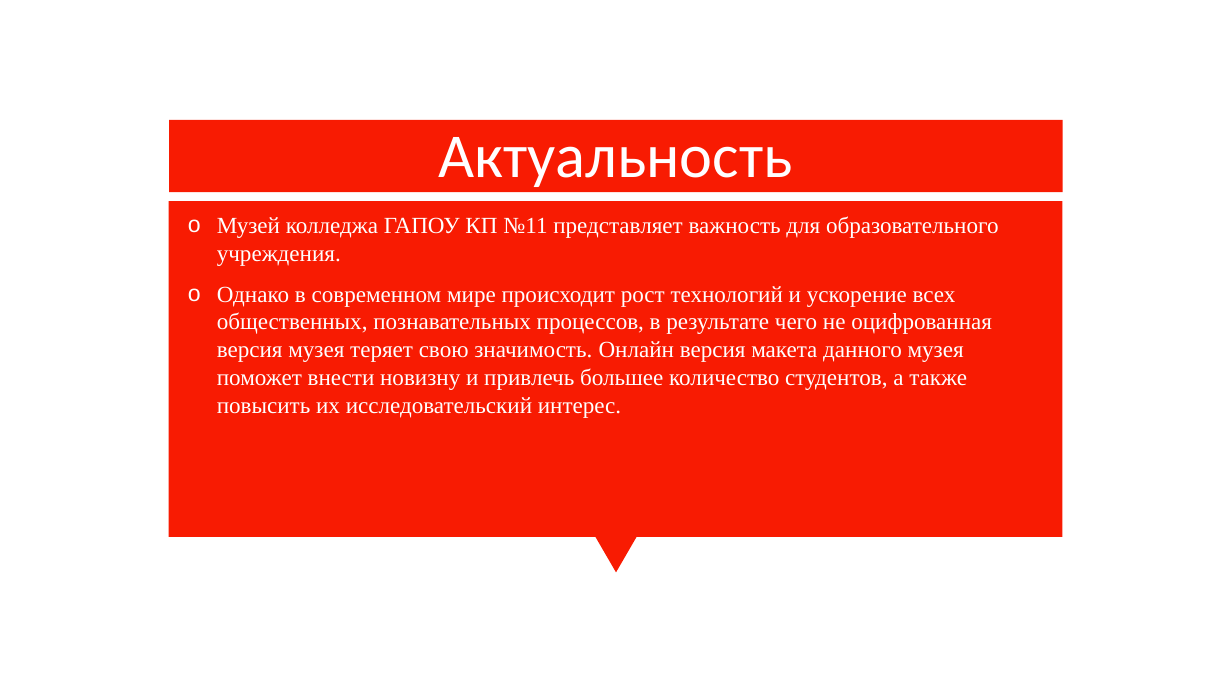
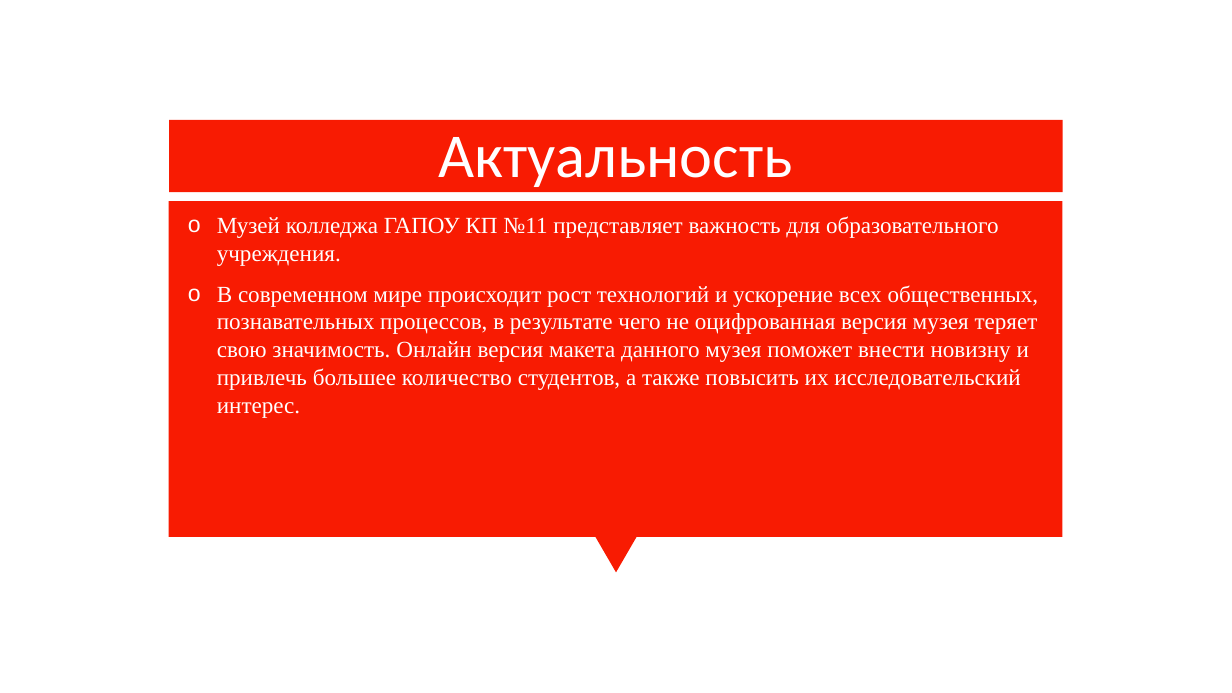
Before and after one commit to dzhalavian/Diplom, a slide deck: slide 3 of Prezentaciya_Dzhalavian.pptx. Drawn at 1232x693 pixels with LibreOffice and Linux fonts; fonts in the diff are those of the drawing; background and template pictures are left out. Boxes give left, top, right and bottom in pixels: in the first picture for what was removed or moved away, otherwise in the second. Text is boxed around its words. In the diff, an @@ line names an element or a change of style, - is before the commit and + after.

```diff
--- a/Prezentaciya_Dzhalavian.pptx
+++ b/Prezentaciya_Dzhalavian.pptx
@@ subtitle at (x1=217, y1=285, x2=1039, y2=418): text changed @@
-o Однако в современном мире происходит рост технологий и ускорение всех общественных, познавательных процессов, в результате чего не оцифрованная версия музея теряет свою значимость. Онлайн версия макета данного музея поможет внести новизну и привлечь большее количество студентов, а также повысить их исследовательский интерес.
+o В современном мире происходит рост технологий и ускорение всех общественных, познавательных процессов, в результате чего не оцифрованная версия музея теряет свою значимость. Онлайн версия макета данного музея поможет внести новизну и привлечь большее количество студентов, а также повысить их исследовательский интерес.
```
Also in this commit, not shown: 3 other slides changed.
